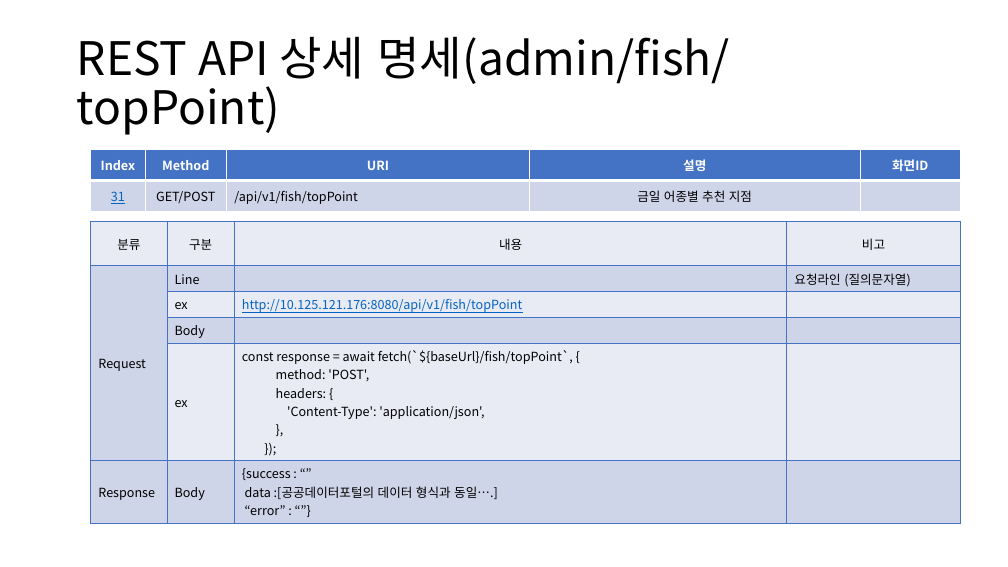
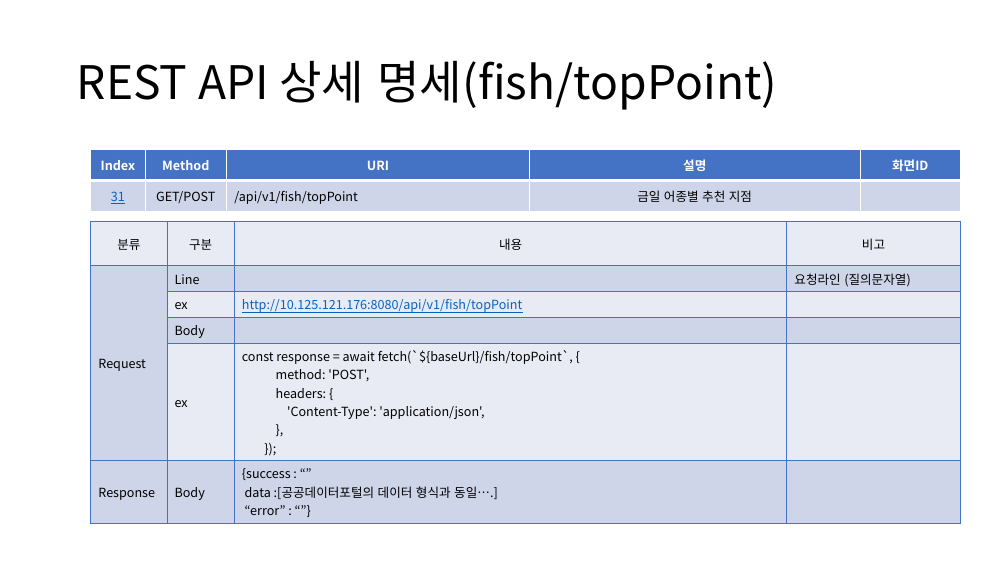
Before and after one commit to sujidaddy/workspace_miniproject, a slide deck: slide 55 of 미니프로젝트계획서제출용.pptx (slide 54 before the commit). Drawn at 1008x567 pixels with LibreOffice and Linux fonts; fonts in the diff are those of the drawing. Boxes give left, top, right and bottom in pixels: in the first picture for what was removed or moved away, otherwise in the second. Text is boxed around its words. In the diff, an @@ line names an element or a change of style, - is before the commit and + after.

```diff
--- a/미니프로젝트계획서제출용.pptx
+++ b/미니프로젝트계획서제출용.pptx
@@ title at [77, 60, 777, 110]: text changed @@
-REST API 상세 명세(admin/fish/topPoint)
+REST API 상세 명세(fish/topPoint)
```
Also in this commit, not shown: 1 other slide changed, 4 slides added, 3 other files.
